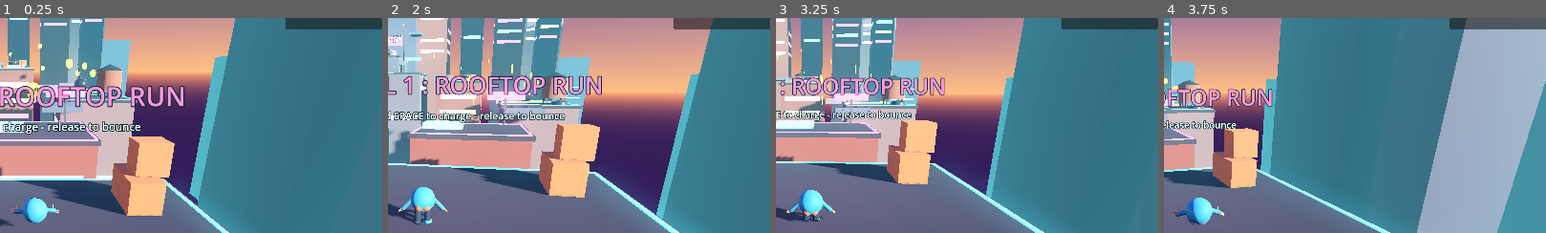
Above: before the commit, frames 1-4 (left to right).
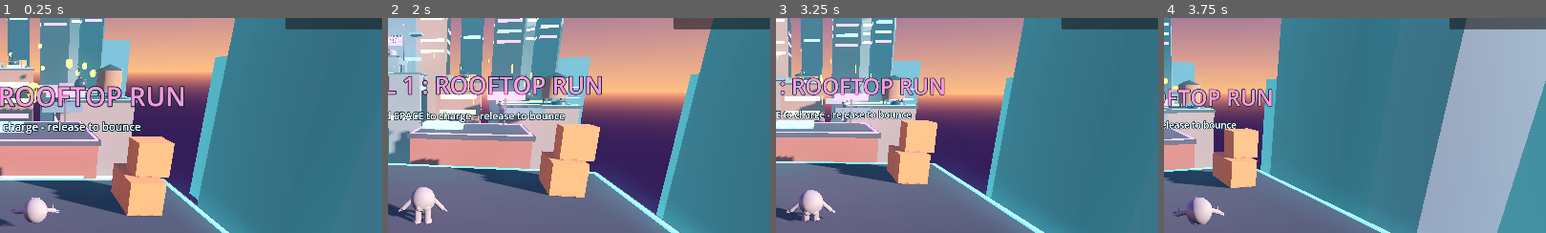
Above: after the commit, the same moments.

Repository: wahwaeknoor-2008/Butt-Bounce
Game: Godot game, scene res://scenes/rooftop_rush.tscn
Two runs of this game, one before a commit and one after it. Both use one fixed random seed, a clock stepped at 60 frames per second and the inputs below.
Inputs (mouse positions are % of the whole screen's width and height, from its top left):
- Up to frame 1 (0.25 s): no input
- Up to frame 2 (2 s): tap Enter at 0.5 s; move the mouse to (55, 50) at 0.52 s; hold W from 0.53 s (still down); tap R at 0.6, 1.35 s; click (55, 50) at 0.67 s; tap Space at 0.77, 1.52 s; move the mouse to (45, 50) at 1.27 s
- Up to frame 3 (3.25 s): keep holding W; move the mouse to (52, 48) at 2.02 s; tap R at 2.1, 2.85 s; move the mouse to (49, 52) at 2.77 s; click (49, 52) at 2.92 s; tap Space at 3.02 s
- Up to frame 4 (3.75 s): keep holding W; move the mouse to (57, 51) at 3.52 s; tap R at 3.6 s
The pictures show only the part of the screen within x 46-96%, y 8-58%; the shares and areas given below are measured in that part.

The runs differ from the first frame. In frame 1, 0.7% of the frame differs, in the area x 2-16%, y 83-96%; in frame 2, 1.0%, in the area x 2-16%, y 78-96%; in frame 3, 0.9%; in frame 4, 0.9%.

Commit message:
Restore the original single-charge jump and use the exact uploaded character

Diff:
--- a/scripts/player.gd
+++ b/scripts/player.gd
@@ -36,8 +36,6 @@
 var _bounce_in_air := false
 var _has_left_floor_since_bounce := false
 var _landing_timer := 0.0
-var _impact_hold_timer := 0.0
-var _bounce_charge_ratio := 0.0
 var _animation_time := 0.0
 
 # A lightweight articulated replacement rig is generated because the supplied
@@ -85,14 +83,11 @@
 			velocity.y = minf(velocity.y, 0.0)
 
 		if _landing_timer > 0.0:
-			# Hold the seated impact for a split second, then fart-bounce forward.
+			# Finish the seated landing and stand-up recovery before taking input.
 			velocity.x = move_toward(velocity.x, 0.0, ground_braking * delta)
 			velocity.z = move_toward(velocity.z, 0.0, ground_braking * delta)
 			_charging = false
 			_charge_time = 0.0
-			_impact_hold_timer = maxf(_impact_hold_timer - delta, 0.0)
-			if _impact_hold_timer <= 0.0 and not _bounce_in_air:
-				_launch_impact_bounce()
 			charge_updated.emit(0.0)
 
 		elif charge_held:
@@ -201,7 +196,6 @@
 
 func _launch_bounce(input_direction: Vector3) -> void:
 	var ratio := clampf(_charge_time / max_charge_time, 0.0, 1.0)
-	_bounce_charge_ratio = ratio
 	var launch_direction := (
 		input_direction.normalized()
 		if input_direction.length_squared() > 0.001
@@ -226,29 +220,7 @@
 	_bounce_in_air = true
 	_has_left_floor_since_bounce = false
 	_landing_timer = 0.0
-	_impact_hold_timer = 0.0
 	charge_updated.emit(0.0)
-	bounce_launched.emit()
-
-
-func _launch_impact_bounce() -> void:
-	# Rebound in the last steered direction. Longer initial charges create
-	# a stronger forward pop after each butt-first impact.
-	var direction := _last_direction
-	if direction.length_squared() < 0.001:
-		direction = -visual.global_transform.basis.z
-	direction.y = 0.0
-	direction = direction.normalized()
-
-	var forward_power := lerpf(8.5, 14.0, _bounce_charge_ratio)
-	var upward_power := lerpf(9.0, 12.5, _bounce_charge_ratio)
-
-	floor_snap_length = 0.0
-	velocity.x = direction.x * forward_power
-	velocity.z = direction.z * forward_power
-	velocity.y = upward_power
-	_bounce_in_air = true
-	_has_left_floor_since_bounce = false
 	bounce_launched.emit()
 
 
@@ -272,13 +244,12 @@
 	# not when the character first leaves the roof.
 	fart_audio.stop()
 	fart_audio.play()
-	floor_snap_length = 0.0
+	floor_snap_length = 0.22
 	_bounce_in_air = false
 	_has_left_floor_since_bounce = false
 	_charging = false
 	_charge_time = 0.0
 	_landing_timer = butt_landing_duration
-	_impact_hold_timer = 0.14
 	velocity.y = 0.0
 	charge_updated.emit(0.0)
 
@@ -304,8 +275,6 @@
 	_bounce_in_air = false
 	_has_left_floor_since_bounce = false
 	_landing_timer = 0.0
-	_impact_hold_timer = 0.0
-	_bounce_charge_ratio = 0.0
 	charge_updated.emit(0.0)
 
 	if play_fail:
@@ -318,16 +287,16 @@
 # ---------------------------------------------------------------------------
 
 func _build_character_rig() -> void:
-	# Use the character scene uploaded for this project instead of the old
-	# procedural capsule-person replacement.
+	# Instance the character scene exactly as supplied by the user.
+	# Only apply a root transform so it fits the existing player controller.
 	_rig_root = source_character
 	_rig_root.visible = true
 	_rig_root.position = Vector3(0.0, 0.94, 0.0)
 	_rig_root.rotation = Vector3.ZERO
 	_rig_root.scale = Vector3.ONE * 0.82
 
-	# This uploaded model is a grouped scene rather than a skeleton. Its
-	# complete body can still tilt together for a seated butt-bounce.
+	# The uploaded scene is a static grouped mesh, not a skeleton.
+	# Keep its mesh geometry and materials untouched.
 	_torso_pivot = null
 	_head_pivot = null
 	_left_shoulder = null
@@ -339,35 +308,7 @@
 	_left_knee = null
 	_right_knee = null
 
-	_style_uploaded_character()
 	_update_character_animation(0.0, Vector3.ZERO)
-
-
-func _style_uploaded_character() -> void:
-	for mesh_value in source_character.find_children("*", "MeshInstance3D", true, false):
-		var mesh_instance := mesh_value as MeshInstance3D
-		if mesh_instance == null:
-			continue
-
-		var part_name := String(mesh_instance.name).to_lower()
-		var tint := Color(0.22, 0.72, 0.84)
-		if part_name == "body":
-			tint = Color(0.20, 0.74, 0.88)
-		elif part_name == "butt" or part_name == "butt2":
-			tint = Color(1.0, 0.48, 0.32)
-		elif part_name == "eye1" or part_name == "eye2" or part_name == "mouth":
-			tint = Color(0.035, 0.055, 0.075)
-		elif part_name == "leg1" or part_name == "meshinstance3d" or part_name == "meshinstance3d2":
-			tint = Color(0.13, 0.19, 0.29)
-		elif part_name.begins_with("finger"):
-			tint = Color(0.95, 0.67, 0.43)
-		elif part_name == "hand1" or part_name == "hand2":
-			tint = Color(0.18, 0.61, 0.75)
-
-		var material := StandardMaterial3D.new()
-		material.albedo_color = tint
-		material.roughness = 0.72
-		mesh_instance.material_override = material
 
 
 func _make_arm(side: float, skin_material: StandardMaterial3D, sleeve_material: StandardMaterial3D) -> Node3D:
@@ -515,13 +456,9 @@
 
 	if _landing_timer > 0.0:
 		_landing_timer = maxf(_landing_timer - delta, 0.0)
-		if _bounce_in_air:
-			# Once the fart-bounce has left the roof, keep the airborne seated pose.
-			_apply_jump_pose(blend)
-		else:
-			var landing_ratio := clampf(_landing_timer / butt_landing_duration, 0.0, 1.0)
-			var sit_weight := _smoothstep(landing_ratio)
-			_apply_sit_pose(sit_weight, 0.0, blend)
+		var landing_ratio := clampf(_landing_timer / butt_landing_duration, 0.0, 1.0)
+		var sit_weight := _smoothstep(landing_ratio)
+		_apply_sit_pose(sit_weight, 0.0, blend)
 		return
 
 	if _charging and is_on_floor():
